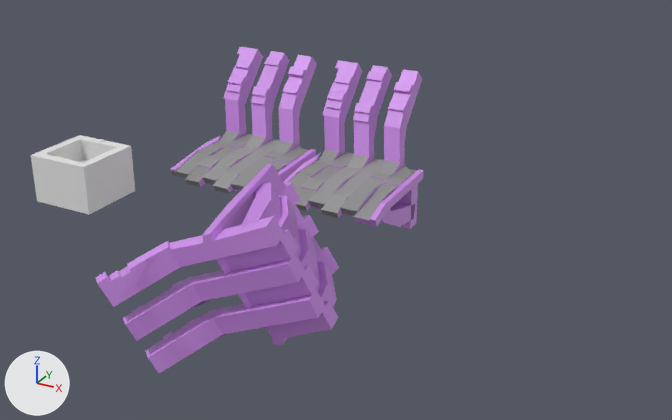
Before and after pictures for a commit that changed the Blender file Tool/GraduationStage.blend.
Camera for both pictures: a 50 mm camera at (16.4, -26.2, 13.9) aimed at (1.6, 0.7, 0.5). Every picture has the same lights, and +X, +Y and +Z are marked at lower left. The older version comes first.

The first picture shows 'Cube', '壊れた橋.001', '壊れた橋.002', '壊れた橋.040'.
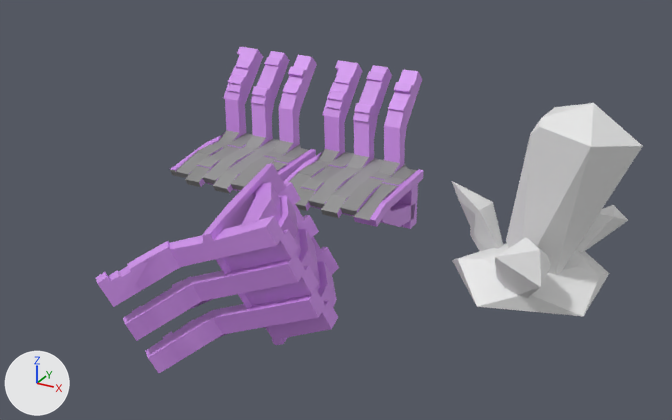
Where the change shows, as pixel boxes [x1, y1, x2, y2] in the pictures (672 x 420 px):
```json
{"object": "ICO球.002", "change": "added", "after": [452, 103, 643, 316]}
{"object": "Cube", "change": "deleted", "before": [31, 135, 135, 215]}
```

The change, as JSON lines over the scene's bpy script:
```json
{"op": "add", "block": "me_ico球_004", "code": ["me_ico球_004 = bpy.data.meshes.new('ICO球.004')", "me_ico球_004.from_pydata(...)  # 105 vertices, 140 faces; spans x -272.0..292.0, y -72.0..603.0, z -269.0..297.0"]}
{"op": "remove", "block": "ob_cube", "code": ["ob_cube = bpy.data.objects.new('Cube', me_cube_001)", "ob_cube.location = (-9.77, 0.0, 0.0)"]}
{"op": "add", "block": "ob_ico球_002", "code": ["ob_ico球_002 = bpy.data.objects.new('ICO球.002', me_ico球_004)", "ob_ico球_002.location = (9.04, 0.0, 0.0)", "ob_ico球_002.rotation_euler = (1.571, 0.0, 0.0)  # degrees (90, 0, 0)", "ob_ico球_002.scale = (0.01, 0.01, 0.01)"]}
```
